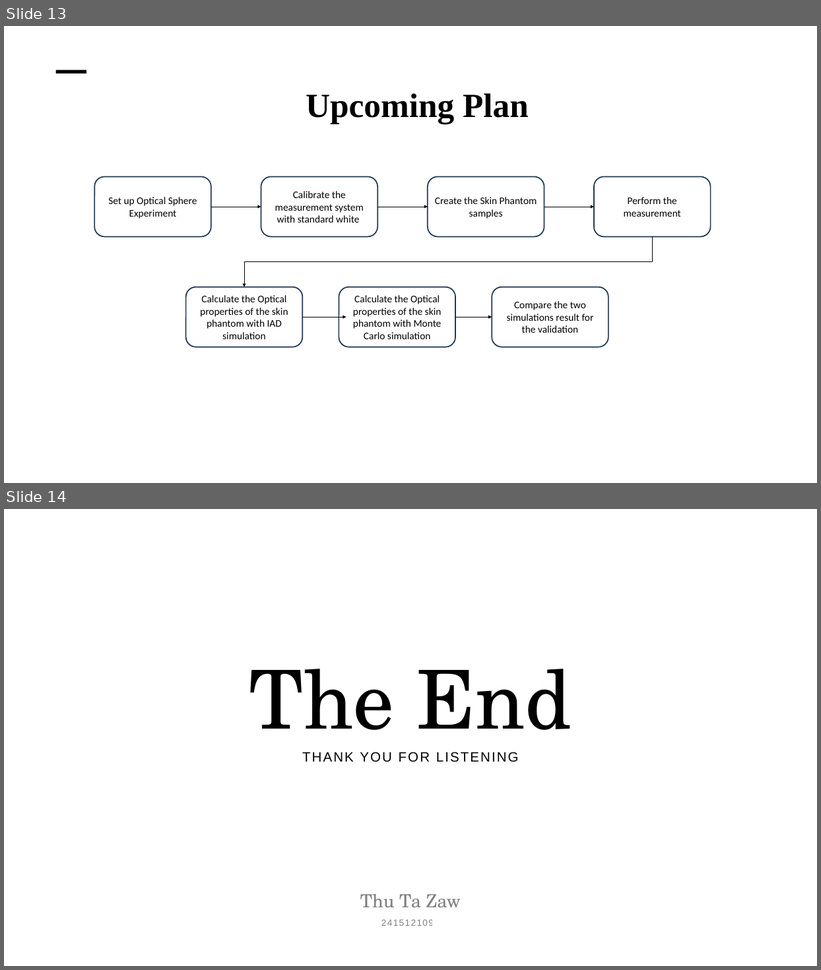
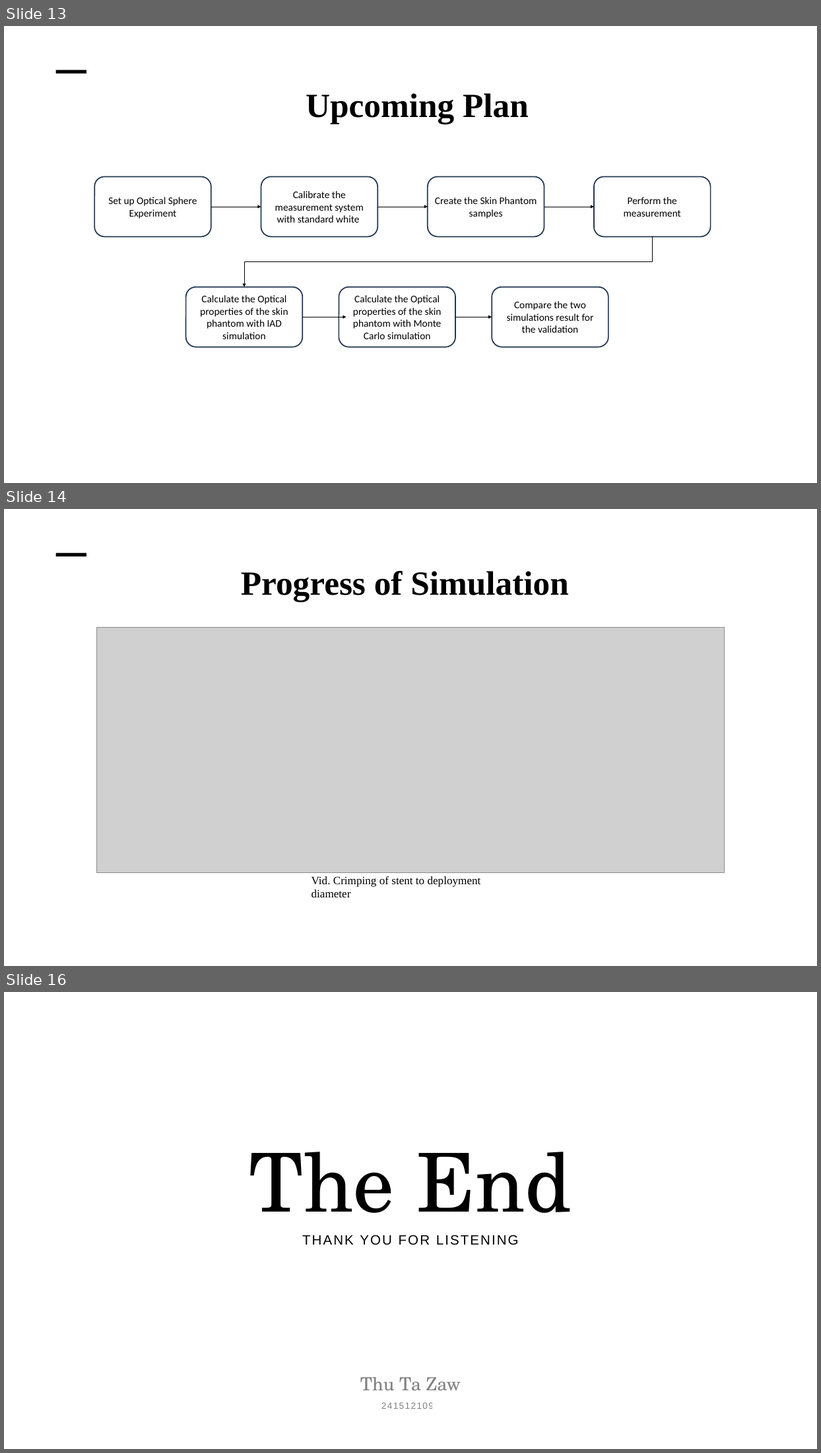
Before and after one commit to Thutazaw09/japan-data, a slide deck: Japan/Progress Presentation/Presentation 11.1 (Professor Anak).pptx. Shown one above the other, each under a label of ours: slides 13 and 14 before the commit, slides 13, 14 and 16 after it; the slides between them are not shown. The pictures are 821x970 and 821x1453 pixels, drawn with LibreOffice and Linux fonts; fonts in the diff are those of the drawing; grey boxes stand for pictures; background and template pictures are left out. Boxes give left, top, right and bottom in pixels: in the first picture for what was removed or moved away, otherwise in the second. Text is boxed around its words. In the diff, an @@ line names an element or a change of style, - is before the commit and + after.

```diff
--- a/Japan/Progress Presentation/Presentation 11.1 (Professor Anak).pptx
+++ b/Japan/Progress Presentation/Presentation 11.1 (Professor Anak).pptx
@@ slide 14 added at (x1=4, y1=509, x2=817, y2=966), background picture (left out) @@
@@ line added from (56, 555) to (86, 555), #000000 6 pt @@
@@ text added at (x1=241, y1=571, x2=569, y2=602), 60 pt, text #000000, bold @@
+  Progress of Simulation
@@ picture added at (x1=96, y1=627, x2=725, y2=873) @@
@@ text added at (x1=312, y1=877, x2=481, y2=898), 20 pt, text #000000 @@
+  Vid. Crimping of stent to deployment diameter
@@ what was slide 14 is now slide 16 @@
```
Also in this commit, not shown: 2 slides changed, 4 other slides added, 3 slides removed, 44 other files.
